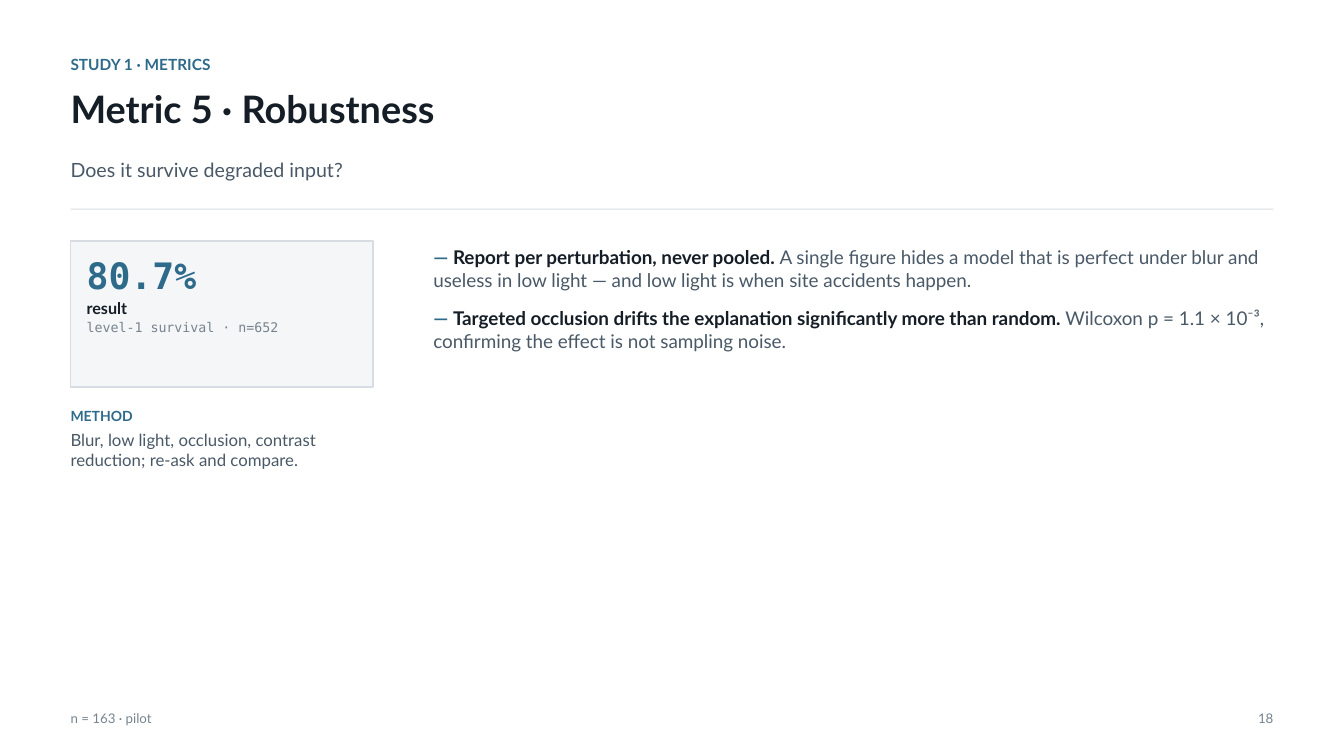
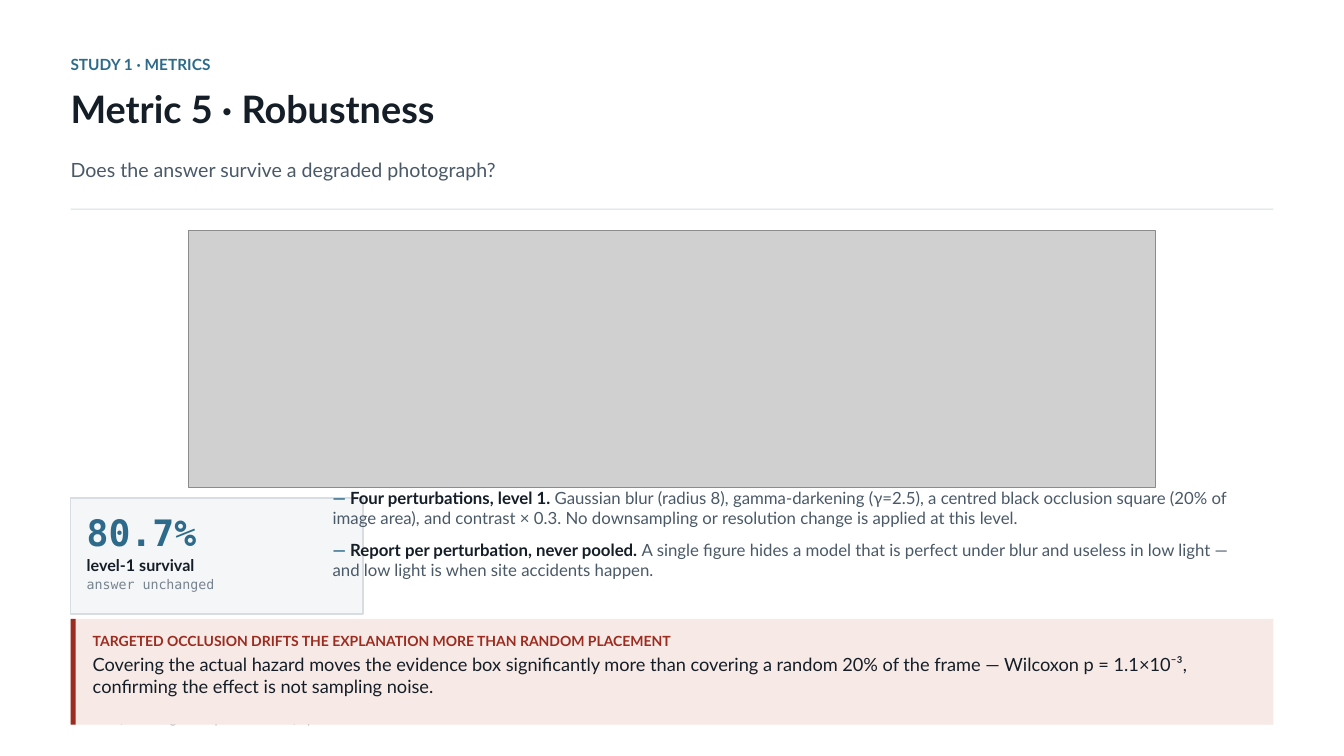
Before and after one commit to kamrul28890/Explainable-AI-for-CM, a slide deck: slide 19 of deck/Construction-VLM-XAI.pptx (slide 18 before the commit). Drawn at 1344x756 pixels with LibreOffice and Linux fonts; fonts in the diff are those of the drawing; grey boxes stand for pictures. Boxes give left, top, right and bottom in pixels: in the first picture for what was removed or moved away, otherwise in the second. Text is boxed around its words. In the diff, an @@ line names an element or a change of style, - is before the commit and + after.

```diff
--- a/deck/Construction-VLM-XAI.pptx
+++ b/deck/Construction-VLM-XAI.pptx
@@ text at [71, 162, 495, 181]: text changed @@
-Does it survive degraded input?
+Does the answer survive a degraded photograph?
@@ picture added at [189, 231, 1155, 488] @@
@@ text removed at [87, 262, 278, 332] @@
-80.7%
-result
-level-1 survival · n=652
@@ text at [433, 309, 1265, 352]: paragraph removed @@
-— Targeted occlusion drifts the explanation significantly more than random. Wilcoxon p = 1.1 × 10⁻³, confirming the effect is not sampling noise.
@@ rectangle: place and size @@
-rectangle at [71, 241, 373, 387]
+rectangle at [71, 498, 363, 614]
@@ text at [333, 491, 1227, 527]: paragraph added @@
+— Four perturbations, level 1. Gaussian blur (radius 8), gamma-darkening (γ=2.5), a centred black occlusion square (20% of image area), and contrast × 0.3. No downsampling or resolution change is applied at this level.
@@ text "— Four perturbations, level 1. ...": place and size @@
-text "— Four perturbations, level 1. ..." at [433, 250, 1265, 352]
+text "— Four perturbations, level 1. ..." at [333, 491, 1227, 579]
@@ text at [87, 519, 215, 592]: text changed; size 12 to 11.5 pt; font Lato to DejaVu Sans Mono; text colour #4A5967 to #151E27; bold on @@
-METHOD
-Blur, low light, occlusion, contrast reduction; re-ask and compare.
+80.7%
+level-1 survival
+answer unchanged
@@ text at [333, 543, 1210, 579]: size 13.5 to 12 pt in "— Report per perturbation, never pooled. A ..."; less space between paragraphs @@
@@ rectangle added at [71, 619, 1273, 725], fill #F7E9E6 @@
@@ rectangle added at [71, 619, 76, 725], fill #9B2C1F @@
@@ text added at [93, 635, 1187, 697], 13 pt, text #151E27 @@
+TARGETED OCCLUSION DRIFTS THE EXPLANATION MORE THAN RANDOM PLACEMENT
+Covering the actual hazard moves the evidence box significantly more than covering a random 20% of the frame — Wilcoxon p = 1.1×10⁻³, confirming the effect is not sampling noise.
@@ text at [71, 711, 333, 727]: text changed @@
-n = 163 · pilot
+n = 652 (163 images × 4 perturbations) · pilot
@@ text removed at [1258, 713, 1273, 723] @@
-18
```
Also in this commit, not shown: 32 other slides changed, 4 slides added, 10 other files.
